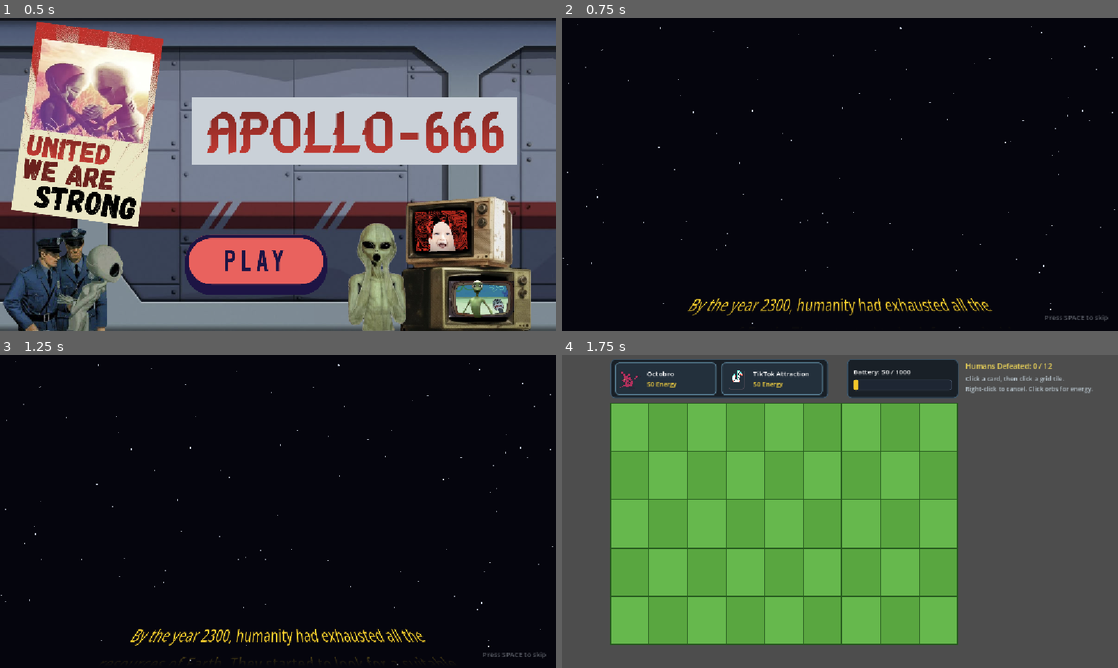
Above: before the commit, frames 1-4 (two rows, left to right).
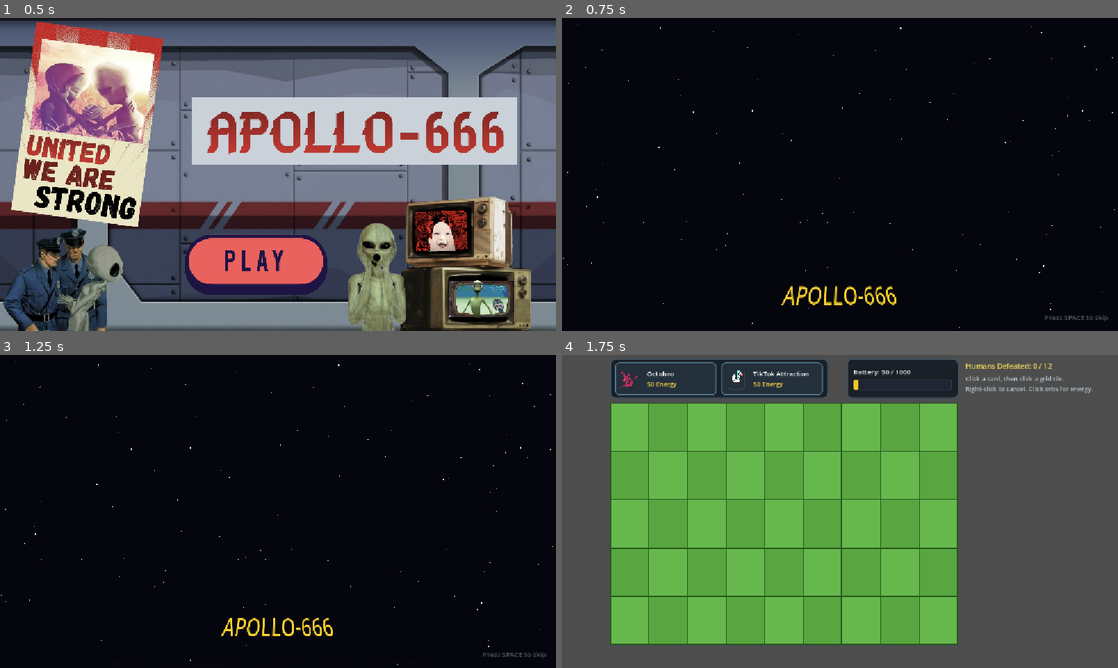
Above: after the commit, the same moments.

Repository: BogdanMartynenko/Apollo-666
Game: Godot game, scene res://Scenes/MainMenu.tscn
Two runs of this game, one before a commit and one after it. Both use one fixed random seed, a clock stepped at 60 frames per second and the inputs below. Sound files missing from this copy of the repository are replaced by a short silence.
Inputs (mouse positions are in pixels of both pictures, inside the frame that each line leads up to):
- Up to frame 1 (0.5 s): no input
- Up to frame 2 (0.75 s): click (817, 265) at 0.5 s
- Up to frame 3 (1.25 s): no input
- Up to frame 4 (1.75 s): tap Space at 1.25, 1.52 s; move the mouse to (962, 495) at 1.27 s; click (962, 495) at 1.42 s

Frame 1 is identical in both runs. In frame 2, 1.2% of the frame differs, in the area x 22-78%, y 85-96%; in frame 3, 1.3%, in the area x 18-82%, y 84-98%; in frame 4, nothing differs.

Commit message:
Add Star Wars intro music and sync crawl timing

Diff:
--- a/Scenes/IntroCrawl.gd
+++ b/Scenes/IntroCrawl.gd
@@ -1,8 +1,11 @@
 extends Control
 
-@export var crawl_speed: float = 22.0
+@export var crawl_speed: float = 18.5
+@export var music_start_offset: float = 28.75
+@export var music_end_time: float = 103.5
 
 @onready var crawl_content: VBoxContainer = $SubViewportContainer/SubViewport/CrawlContent
+@onready var music_player: AudioStreamPlayer = $MusicPlayer
 
 var _stars: Array[Vector3] = []
 var _transitioning: bool = false
@@ -12,6 +15,9 @@
 	get_tree().paused = false
 	_generate_stars()
 	queue_redraw()
+
+	if music_player != null and music_player.stream != null:
+		music_player.play(music_start_offset)
 
 
 func _generate_stars() -> void:
@@ -41,6 +47,12 @@
 
 	crawl_content.position.y -= crawl_speed * delta
 
+	if music_player != null and music_player.playing:
+		var pos := music_player.get_playback_position()
+		if pos >= music_end_time - 2.0:
+			var fade := clampf((music_end_time - pos) / 2.0, 0.0, 1.0)
+			music_player.volume_db = linear_to_db(maxf(fade, 0.001))
+
 	if crawl_content.position.y + crawl_content.size.y < 30.0:
 		_start_game()
 
@@ -59,4 +71,6 @@
 	if _transitioning:
 		return
 	_transitioning = true
+	if music_player != null:
+		music_player.stop()
 	get_tree().change_scene_to_file("res://Scenes/Main.tscn")
--- a/Scenes/IntroCrawl.tscn
+++ b/Scenes/IntroCrawl.tscn
@@ -1,6 +1,7 @@
 [gd_scene format=3]
 
 [ext_resource type="Script" path="res://Scenes/IntroCrawl.gd" id="1_intro"]
+[ext_resource type="AudioStream" path="res://Music/Star Wars (1977) original opening crawl - (original Kbps).mp3" id="2_music"]
 
 [sub_resource type="Shader" id="Shader_crawl"]
 code = "shader_type canvas_item;
@@ -52,10 +53,17 @@
 
 [node name="CrawlContent" type="VBoxContainer" parent="SubViewportContainer/SubViewport"]
 offset_left = 186.0
-offset_top = 590.0
+offset_top = 560.0
 offset_right = 966.0
-offset_bottom = 1420.0
-theme_override_constants/separation = 24
+offset_bottom = 1480.0
+theme_override_constants/separation = 22
+
+[node name="TitleLabel" type="Label" parent="SubViewportContainer/SubViewport/CrawlContent"]
+layout_mode = 2
+theme_override_colors/font_color = Color(0.98, 0.82, 0.18, 1)
+theme_override_font_sizes/font_size = 44
+text = "APOLLO-666"
+horizontal_alignment = 1
 
 [node name="StoryLabel" type="Label" parent="SubViewportContainer/SubViewport/CrawlContent"]
 custom_minimum_size = Vector2(780, 0)
@@ -92,3 +100,6 @@
 theme_override_font_sizes/font_size = 14
 text = "Press SPACE to skip"
 horizontal_alignment = 2
+
+[node name="MusicPlayer" type="AudioStreamPlayer" parent="."]
+stream = ExtResource("2_music")
Not shown, added: Music/Star Wars (1977) original opening crawl - (original Kbps).mp3.import
Not shown, added: Music/Star Wars (1977) original opening crawl - (original Kbps).mp3
